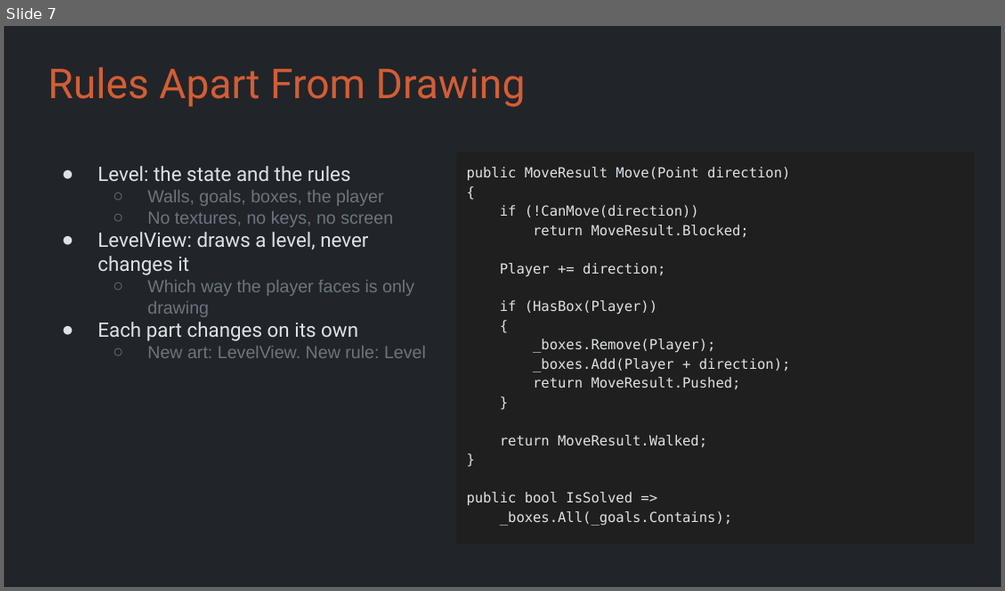
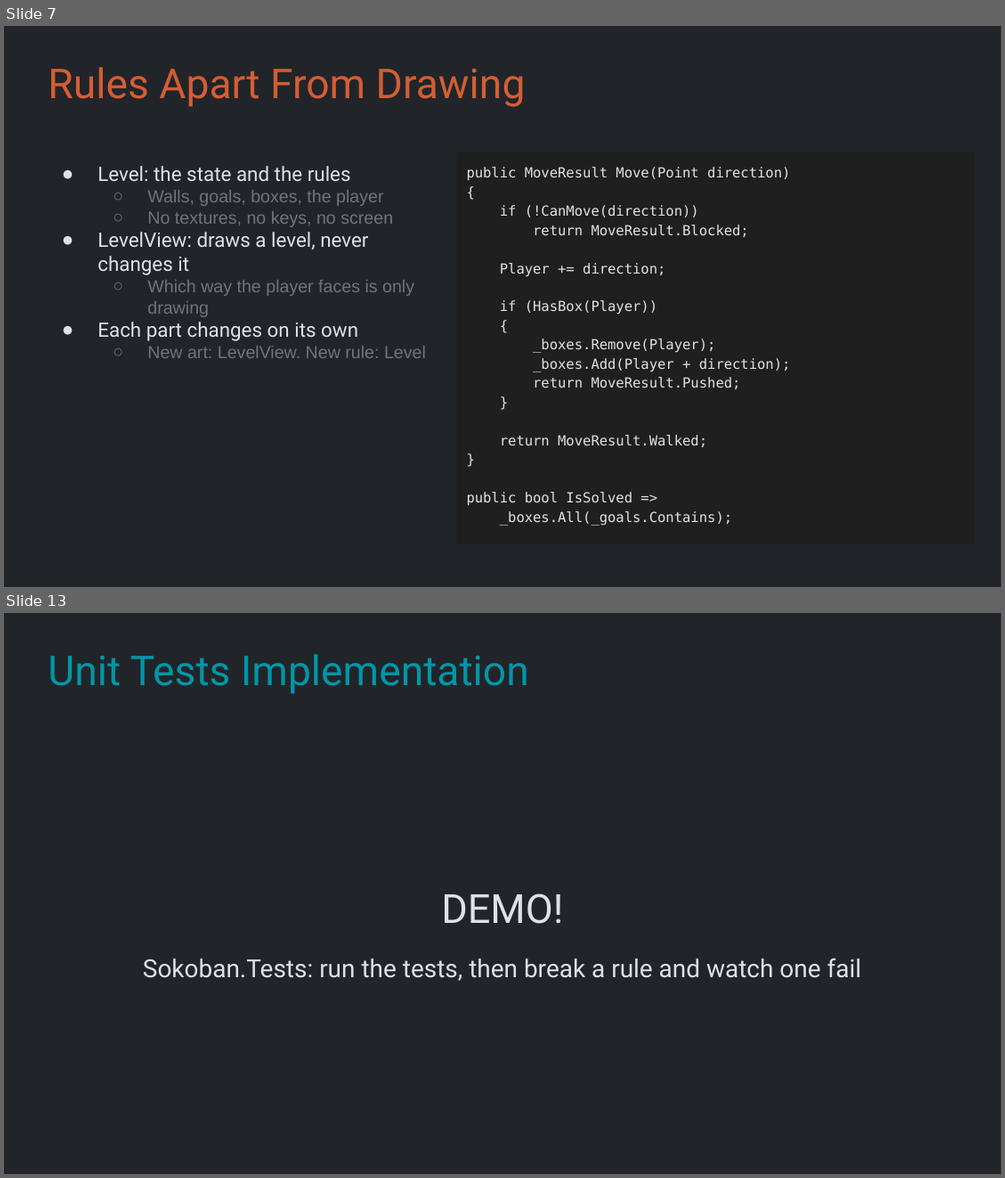
Before and after one commit to Metamate/gar, a slide deck: slides/04 Sokoban.pptx. Shown one above the other, each under a label of ours: slide 7 before the commit, slides 7 and 13 after it; the slides between them are not shown. The pictures are 1005x591 and 1005x1178 pixels, drawn with LibreOffice and Linux fonts; fonts in the diff are those of the drawing. Boxes give left, top, right and bottom in pixels: in the first picture for what was removed or moved away, otherwise in the second. Text is boxed around its words. In the diff, an @@ line names an element or a change of style, - is before the commit and + after.

```diff
--- a/slides/04 Sokoban.pptx
+++ b/slides/04 Sokoban.pptx
@@ slide 13 added at <box>4,613,1001,1174</box>, background #212529 @@
@@ title added at <box>48,654,529,694</box>, 29.7 pt, text #0097A7 @@
+Unit Tests Implementation
@@ text added at <box>143,893,862,981</box>, 18 pt, text #DEE2E6 @@
+DEMO!
+Sokoban.Tests: run the tests, then break a rule and watch one fail
```
Also in this commit, not shown: 9 slides changed, 3 other slides added, 1 other file.
